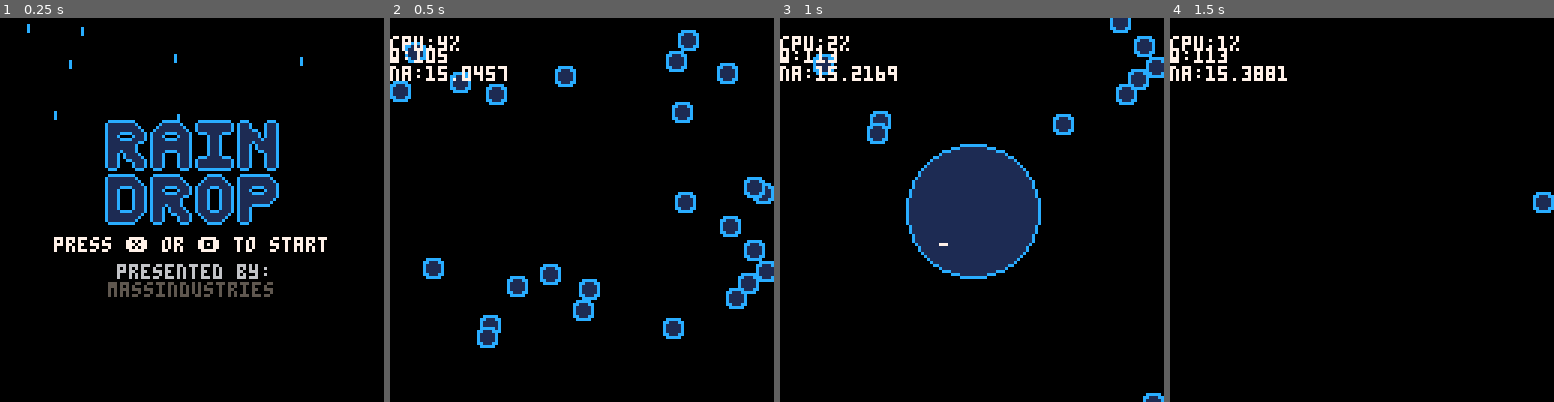
Above: before the commit, frames 1-4 (left to right).
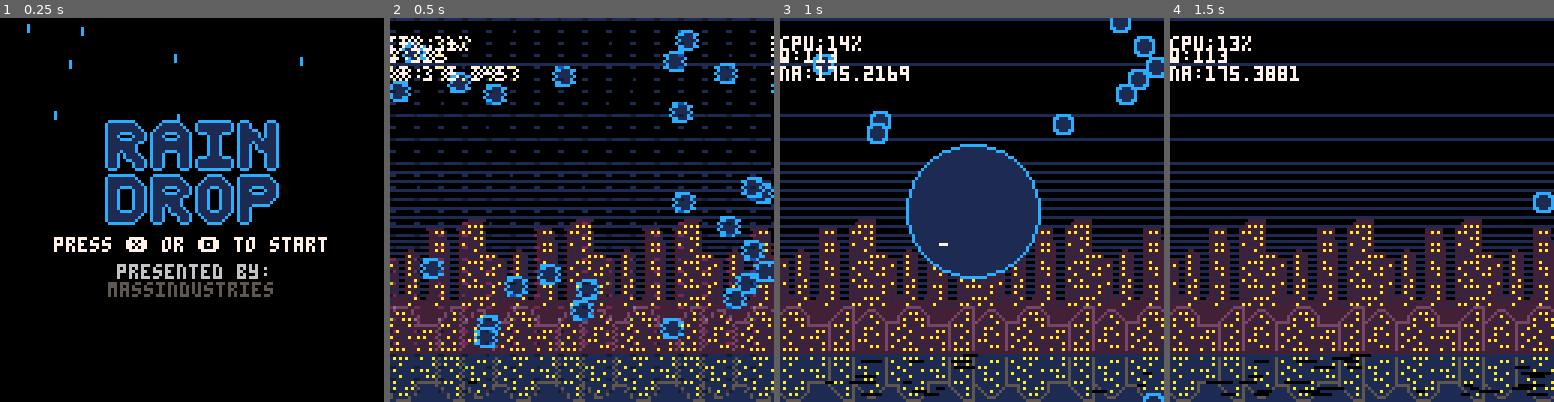
Above: after the commit, the same moments.

Repository: abemassry/rain-drop
Game: PICO-8 cartridge raindrop1.p8
Two runs of this game, one before a commit and one after it. Both use one fixed random seed, a clock stepped at 60 frames per second and the inputs below.
Inputs:
- Up to frame 1 (0.25 s): no input
- Up to frame 2 (0.5 s): tap X (X key) at 0.33 s
- Up to frame 3 (1 s): tap O (Z key) at 0.7 s
- Up to frame 4 (1.5 s): tap X (X key) at 1.07 s

Frame 1 is identical in both runs. In frame 2, 53% of the frame differs, in the area x 0-100%, y 0-100%; in frame 3, 46%; in frame 4, 50%.

Commit message:
adding from vim

Diff:
--- a/raindrop1.p8
+++ b/raindrop1.p8
@@ -20,7 +20,7 @@
 	-- overlay_state 1 main play
 	-- overlay_state 2 pause
 	pause_length = 5
-	negative_altitude = 15 -- default 0
+	negative_altitude = 175 -- default 0
 	-- remember to change weight as well back to 1 in one_up
 	cloud_token = 0
 	girder_token = 0
@@ -705,6 +705,17 @@
 	})
 end
 
+function draw_end_first_stage_bg()
+	bg_height*=2
+	if (bg_height < 64) then
+		dodge_state = 1
+		bg_height = 64
+	end
+	spr(144, 0, bg_height, 1, 3)
+
+end
+
+
 function _update()
 	if overlay_state == 0 then
 		if i % 2 == 0 then
@@ -836,7 +847,12 @@
 
 			-- rectfill(0, bg_height, 128, 128, 1)
 			draw_skyline(bg_height)
-		end
+
+			if negative_altitude > 175 then
+				draw_end_first_stage_bg(bg_height)
+			end
+		end
+
 		for c in all(clouds) do
 			c:draw()
 		end
Not shown, changed: todo.txt
